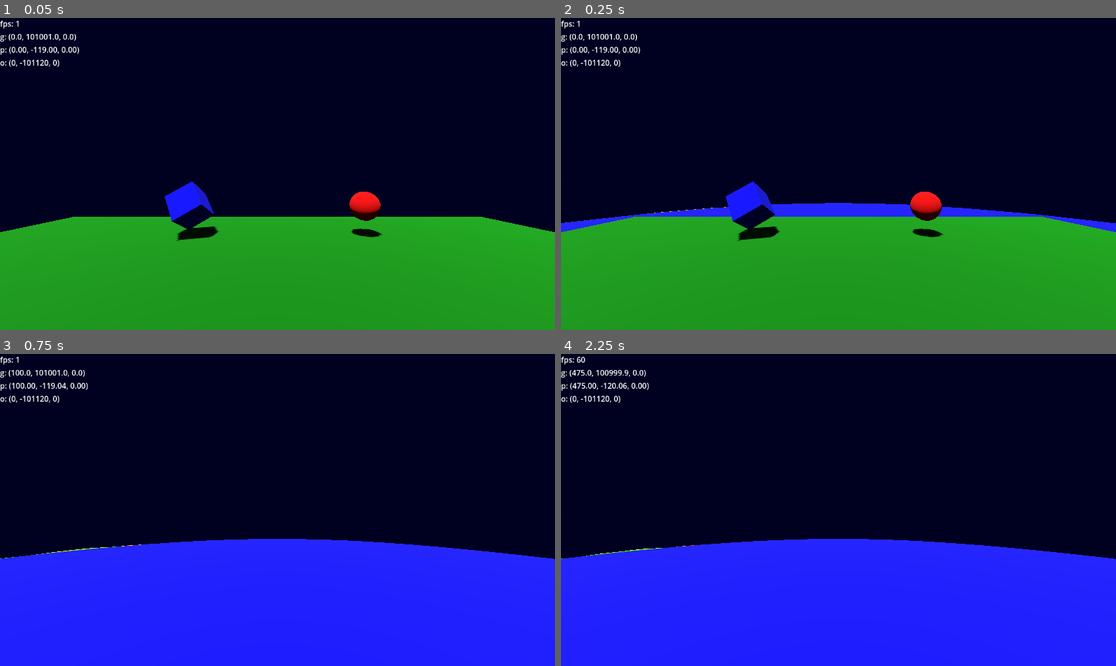
Above: before the commit, frames 1-4 (two rows, left to right).
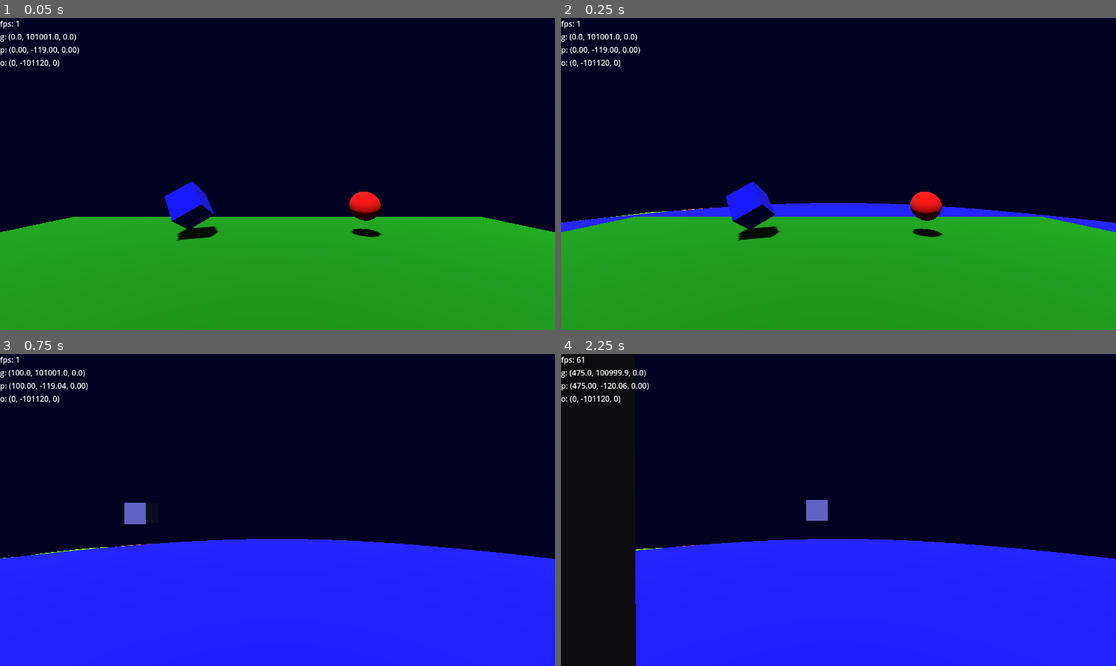
Above: after the commit, the same moments.

Repository: jmdejong/grip
Game: Godot game, scene res://scenes/universe.tscn
Two runs of this game, one before a commit and one after it. Both use one fixed random seed, a clock stepped at 60 frames per second and the inputs below.
Inputs (mouse positions are in pixels of both pictures, inside the frame that each line leads up to):
- Up to frame 1 (0.05 s): no input
- Up to frame 2 (0.25 s): no input
- Up to frame 3 (0.75 s): move the mouse to (399, 494) at 0.52 s; hold D (right) from 0.53 s (still down); hold Shift (sprint) from 0.53 s (still down); tap M (mark_position) at 0.6 s
- Up to frame 4 (2.25 s): move the mouse to (727, 525) at 1.27 s; release D (right) at 1.28 s; release Shift (sprint) at 1.28 s; hold Ctrl (ultrasprint) 1.28-2.03 s; tap Shift (sprint) at 1.35 s; tap M (mark_position) at 1.55 s; tap Enter at 2 s; move the mouse to (894, 441) at 2.02 s; hold D (right) from 2.03 s (still down); hold Shift (sprint) from 2.03 s (still down); click (894, 441) at 2.1 s

Frame 1 is identical in both runs. In frame 2, 0.1% of the frame differs, in the area x 0-100%, y 59-66%; in frame 3, 0.3%; in frame 4, 5.1%, in the area x 0-49%, y 0-100%.

Commit message:
better triangle distance calculation; better markers

Diff:
--- a/code/face.gd
+++ b/code/face.gd
@@ -11,7 +11,7 @@
 var resolution: float
 var levels: int = 5
 var segments: int = 2**levels
-var near_factor: float = 3
+var near_factor: float = 2
 const FaceScene = preload("res://scenes/face.tscn")
 
 var computed_mesh = null
@@ -130,20 +130,23 @@
 		$Mesh.mesh = computed_mesh
 		$Mesh.visible = true
 		$SubFaces.visible = false
-	var center = global_transform * ((p0.position() + p1.position() + p2.position())/3.0)
-	var near = (global_transform * p0.position()).distance_to(center) * near_factor
-	var cd: float = get_viewport().get_camera_3d().global_position.distance_to(center)
-	if cd <= near  && !$SubFaces.visible && resolution >= shape.min_resolution:
+	var g0: Vector3 = global_transform * p0.position()
+	var g1: Vector3 = global_transform * p1.position()
+	var g2: Vector3 = global_transform * p2.position()
+	var near2: float = g0.distance_squared_to(g1)
+	var cam: Vector3 = get_viewport().get_camera_3d().global_position
+	var cd2: float = min(cam.distance_squared_to(g0), cam.distance_squared_to(g1), cam.distance_squared_to(g2))
+	if cd2 <= near2  && !$SubFaces.visible && resolution >= shape.min_resolution:
 		if subfaces == null:
 			subfaces = make_subfaces()
 			add_subfaces()
 		if subfaces.all(func(subface): return subface.is_initialized()):
 			$Mesh.visible = false
 			$SubFaces.visible = true
-	if cd > near:
+	if cd2 > near2:
 		$Mesh.visible = true
 		$SubFaces.visible = false
-	if subfaces != null && cd > near * 2:
+	if subfaces != null && cd2 > near2 * 4:
 		remove_subfaces()
 
 func is_initialized() -> bool:
--- a/code/player.gd
+++ b/code/player.gd
@@ -33,9 +33,6 @@
 	var movement: Vector3 = (Vector3(input_movement.x, 0, input_movement.y) * s)
 	if gravity_enabled:
 		pass
-		#movement.y = velocity.y - get_gravity().length()*delta
-		#if Input.is_action_pressed("up") and is_on_floor():
-			#movement.y = s
 	else:
 		movement.y = s * (float(Input.is_action_pressed("up")) - float(Input.is_action_pressed("down")))
 	velocity = quaternion * movement
--- a/code/universe.gd
+++ b/code/universe.gd
@@ -8,6 +8,10 @@
 func _input(_event: InputEvent) -> void:
 	if Input.is_action_just_pressed("mark_position"):
 		var marker = marker_scene.instantiate()
+		if Input.is_action_pressed("sprint"):
+			marker.scale *= 10
+		if Input.is_action_pressed("ultrasprint"):
+			marker.scale *= 100
 		%Origin.add_child(marker)
 		marker.global_position = %Player.global_position
 
